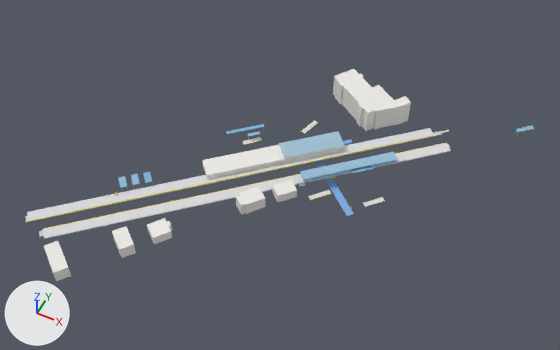
Before and after pictures for a commit that changed the glTF model bern-research/stations/models/8504106-bern-buempliz-sued.glb.
Both versions are drawn from a camera (50 mm lens) standing at (133.0, -249.0, 306.0) and looking at (13.0, -9.0, 7.0). Every picture has the same lights, and +X, +Y and +Z are marked at lower left. The first picture is the older version.

The scene before the commit, as lines of its bpy script (objects in view):
```python
me_boarding_edge_0 = bpy.data.meshes.new('boarding_edge@0')
me_boarding_edge_0.from_pydata(...)  # 808 vertices, 1592 faces; spans x -89.0..81.0, y -89.0..61.0, z -1.0..1.0
me_boarding_edge_0.materials.append(mat_boarding_edge)  # yellow #f7e76f
me_platform_body_0 = bpy.data.meshes.new('platform_body@0')
me_platform_body_0.from_pydata(...)  # 808 vertices, 1592 faces; spans x -93.0..85.0, y -93.0..65.0, z -1.0..1.0
me_platform_body_0.materials.append(mat_platform_body)  # light grey #dadadd
me_roof_0 = bpy.data.meshes.new('roof@0')
me_roof_0.from_pydata(...)  # 22 vertices, 36 faces; spans x 0.8..62.6, y -4.3..36.0, z 4.3..4.5
me_roof_0.materials.append(mat_roof)  # blue #b3ddf6
ob_boarding_edge_0 = bpy.data.objects.new('boarding_edge@0', me_boarding_edge_0)
ob_boarding_edge_0.location = (0.0, 0.0, 0.0)
ob_platform_body_0 = bpy.data.objects.new('platform_body@0', me_platform_body_0)
ob_platform_body_0.location = (0.0, 0.0, 0.0)
ob_roof_0 = bpy.data.objects.new('roof@0', me_roof_0)
ob_roof_0.location = (0.0, 0.0, 0.0)
# also in view: 'building_part@x' at (-6.0, -17.0, 7.0); 'shelter@0' at (4.0, -3.0, 2.0)
```
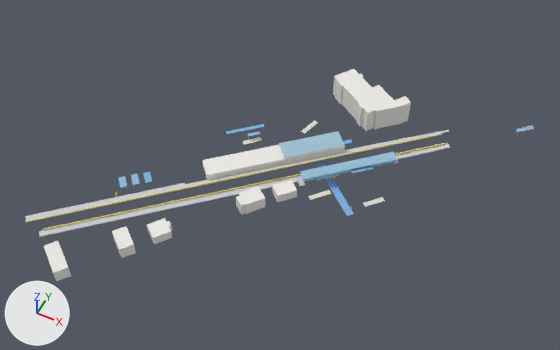
Changed parts and their boxes (x1, y1, x2, y2) in the pictures (560 x 350 px):
'platform_body@0', reshaped (66% narrower, 27% shorter): before (27, 121, 451, 239); after (242, 121, 385, 207)
part 1 of me_platform_body_0, deleted: before (27, 128, 434, 221)
part 2 of me_platform_body_0, deleted: before (43, 143, 451, 239)
'platform_surface@0', unchanged, uncovered by the edit: (25, 129, 450, 237) in both

Diff of the bpy script that builds the scene:
```diff
--- a/bern-research/stations/models/8504106-bern-buempliz-sued.glb.py
+++ b/bern-research/stations/models/8504106-bern-buempliz-sued.glb.py
@@ me_platform_body_0 @@
 # used by ob_platform_body_0; location = (0.0, 0.0, 0.0)
-me_platform_body_0.from_pydata(...)  # 808 vertices, 1592 faces; spans x -93.0..85.0, y -93.0..65.0, z -1.0..1.0
+me_platform_body_0.from_pydata(...)  # 52 vertices, 88 faces; spans x -20.0..66.0, y -12.0..43.0, z -1.0..0.0
+# me_platform_body_0 part 1: the loose piece of 408 vertices spanning x -93.0..73.0, y -88.0..65.0, z 0.0 is deleted
+# me_platform_body_0 part 2: the loose piece of 348 vertices spanning x -79.0..85.0, y -93.0..57.0, z 1.0 is deleted
 me_platform_body_0.materials.append(mat_platform_body)
```
